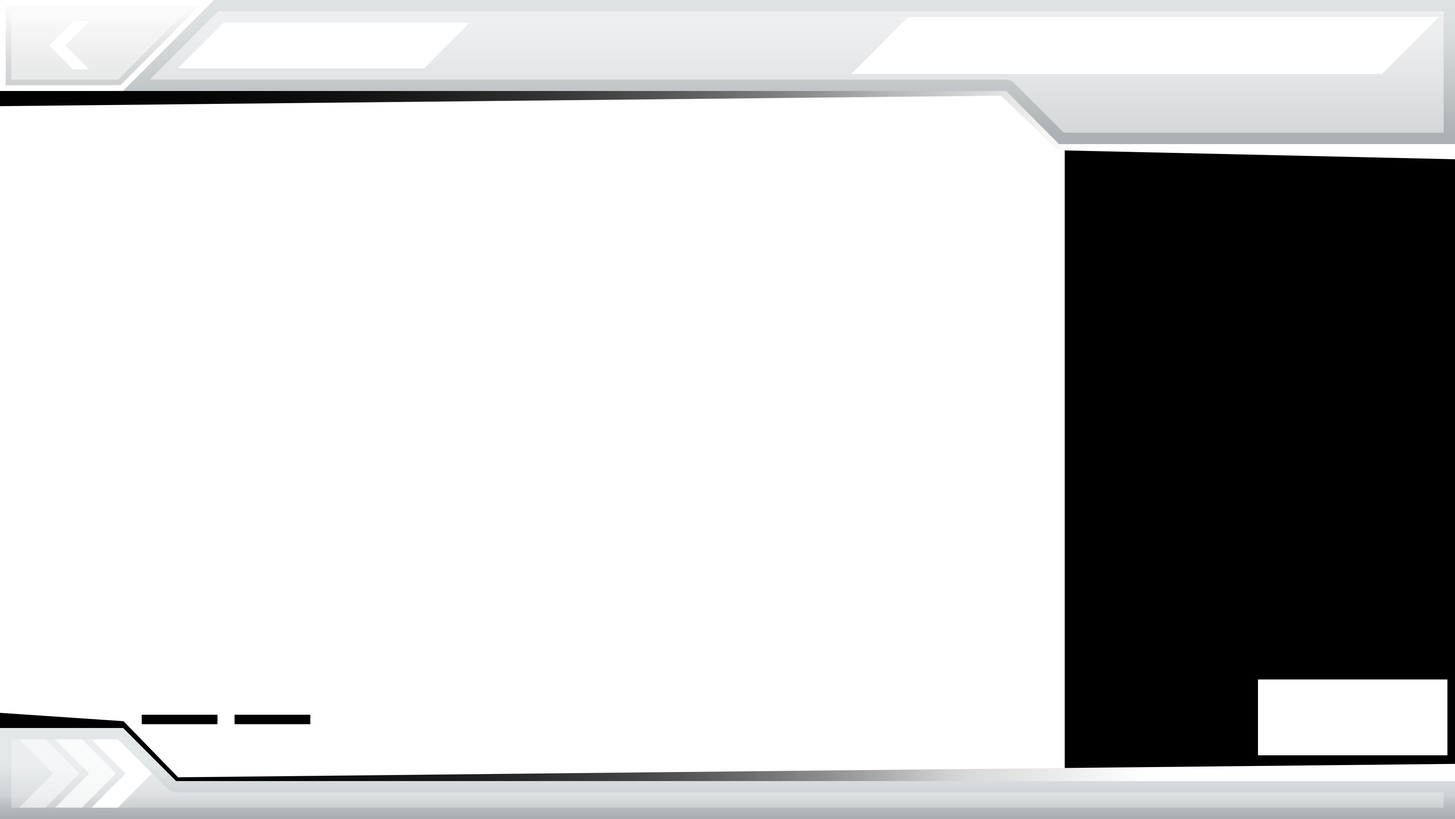
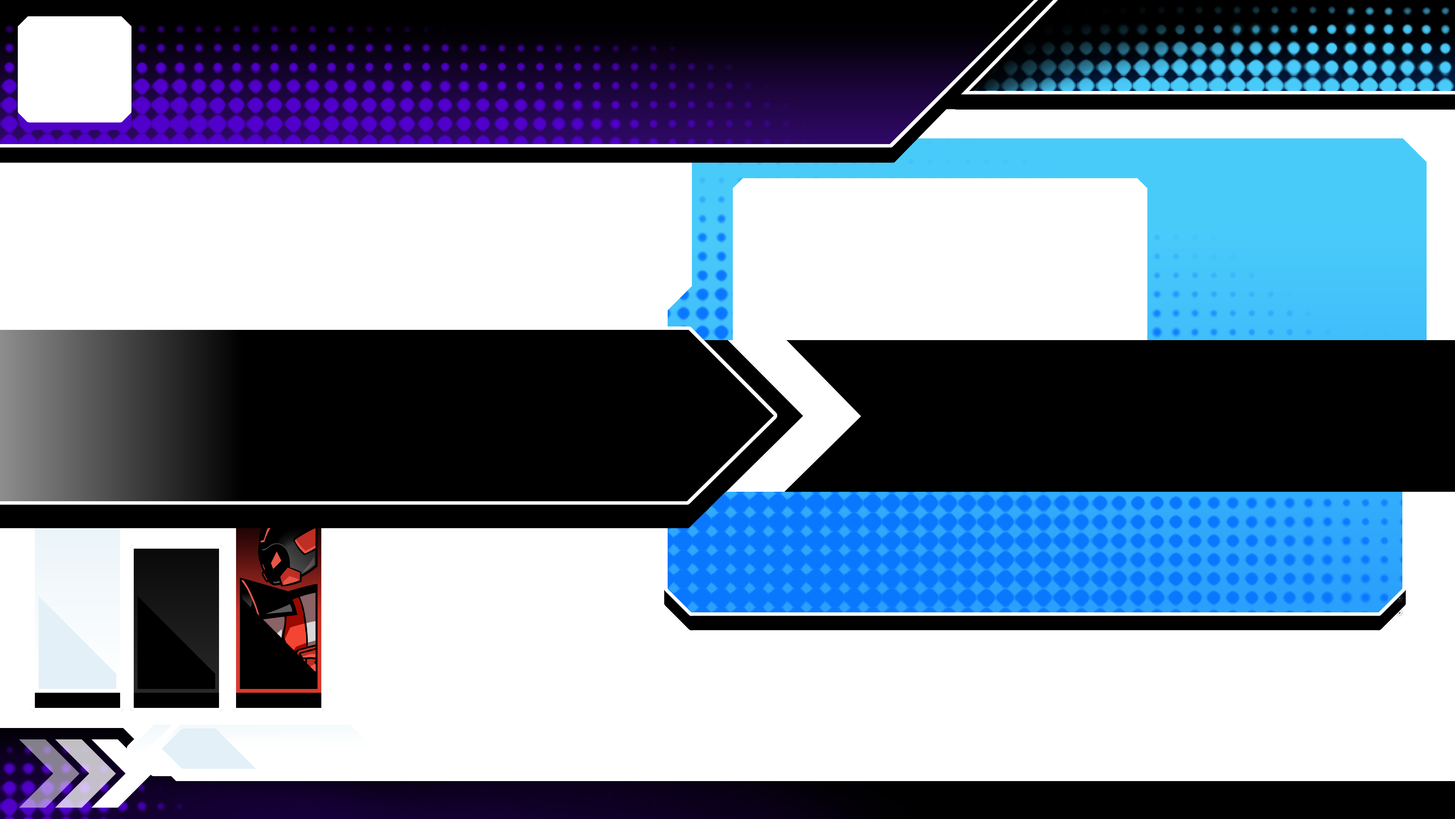
Before/after of a w=1455, h=819 layered artwork. What changed in the layer stack:
removed layer "UI-BUT_MainMenu-Tab-Long-Outline" over [851, 17, 1440, 74]
removed layer "UI-BUT_MainMenu-Tab-Long" over [851, 17, 1440, 74]
added group "Top-Bar" with 5 layers above "Upgrade-Pop-Up" over [0, 0, 1455, 163]
moved "UI-DEC_MainMenu-Top-Bar" (in "Top-Bar") into group "Top-Bar", painted on it over [0, 0, 1455, 709]
removed layer "UI-DEC_MainMenu-Top-Bar" (4th of 4) over [0, 0, 1455, 145]
removed layer "UI-DEC_MainMenu-Top-Bar-Backing" over [0, 0, 1455, 160]
added group "Upgrade-Pop-Up" with 3 layers above "Tutorial-Pop-Up" over [0, 326, 1455, 528]
added layer "UI_Pop-Up-Left-Bar" in group "Upgrade-Pop-Up" over [0, 326, 778, 528]
added layer "UI_Pop-Up-Right-Bar" in group "Upgrade-Pop-Up" over [697, 339, 1065, 492]
added group "Tutorial-Pop-Up" with 3 layers above "Level-Buttons" over [0, 339, 1065, 492]
added layer "UI_Tutorial-Right-Bar" in group "Tutorial-Pop-Up" over [0, 339, 1014, 492]
added layer "UI_Tutorial-Full-Bar" in group "Tutorial-Pop-Up" over [0, 339, 1065, 492]
added group "Level-Buttons" with 6 layers above "Info-Panel" over [31, 488, 325, 711]
added group "Info-Panel" with 5 layers above "UI-DEC_MainMenu-Bottom-Bar" over [664, 134, 1431, 631]
added group "Level-Preview" with 3 layers in group "Info-Panel" over [732, 178, 1148, 412]
added layer "UI_Level-Preview-Shadow" in group "Level-Preview" over [732, 178, 1148, 292]
added layer "UI_Level-Preview-Highlight" in group "Level-Preview" over [732, 276, 1148, 412]
added layer "UI_Level-Preview" in group "Level-Preview" over [732, 178, 1148, 404]
added layer "UI_Info-Panel" in group "Info-Panel" over [664, 134, 1431, 631]
painted on "UI-DEC_MainMenu-Bottom-Bar" over [0, 724, 1455, 819]
removed layer "UI-DEC_MainMenu-Bottom-Bar-Backing" over [0, 712, 1455, 819]
removed layer "UI-WIN_LevelSelect-Level-Info" over [1064, 0, 1455, 819]
…and 34 more changes (19 added, 15 removed)
